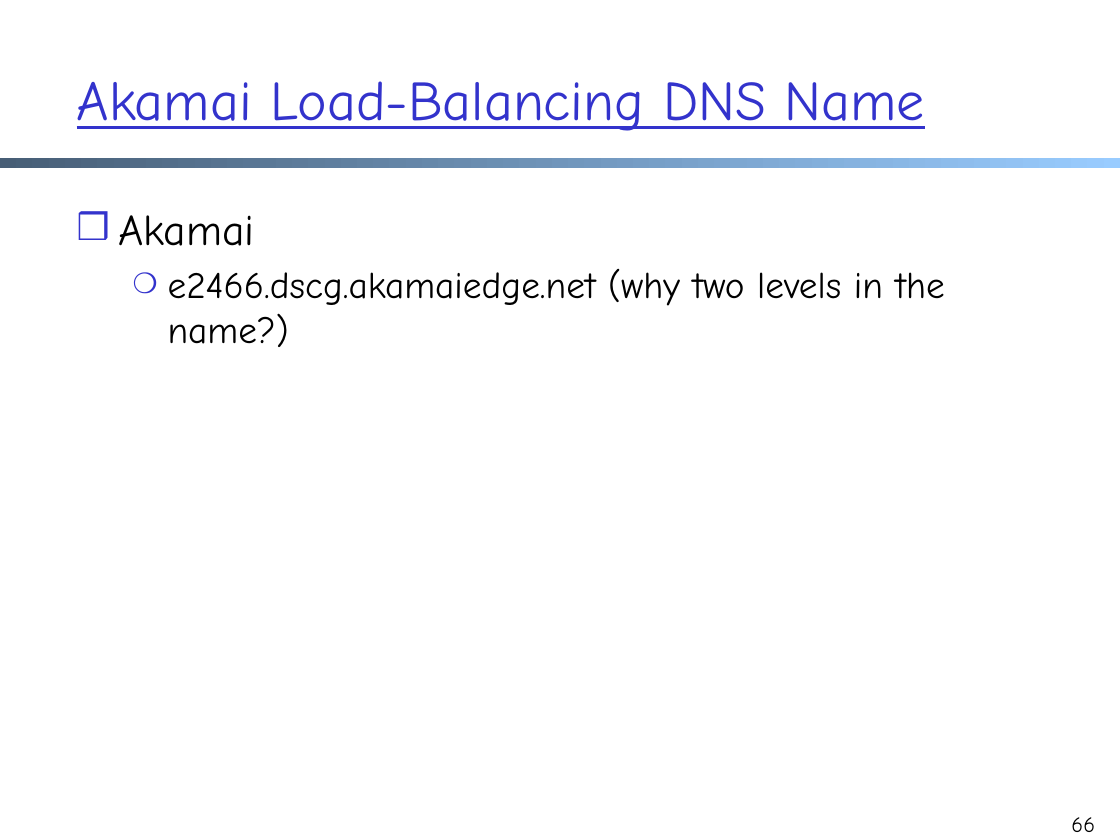
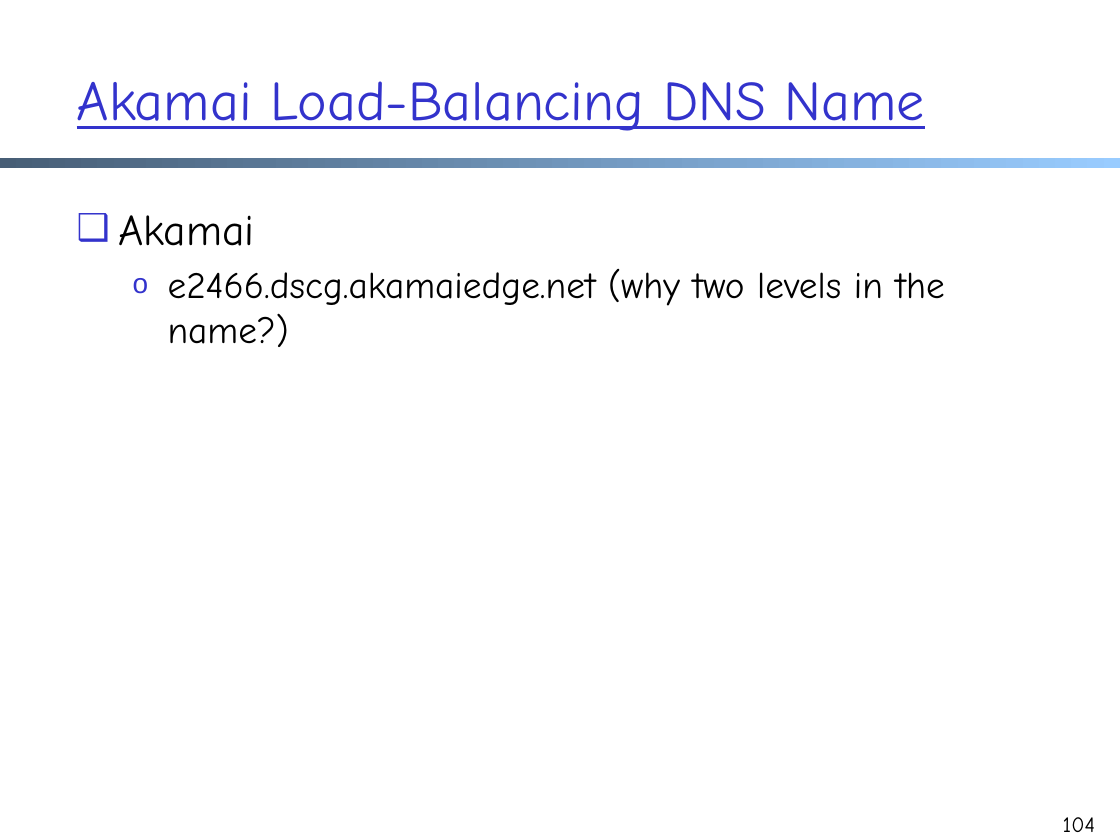
Before and after one commit to xiangq27/xiangq27.github.io, a slide deck: slide 104 of courses/cnns-xmuf21/files/lectures/application-op-analysis-load-balance.pptx (slide 66 before the commit). Drawn at 1120x840 pixels with LibreOffice and Linux fonts; fonts in the diff are those of the drawing. Boxes give left, top, right and bottom in pixels: in the first picture for what was removed or moved away, otherwise in the second. Text is boxed around its words. In the diff, an @@ line names an element or a change of style, - is before the commit and + after.

```diff
--- a/courses/cnns-xmuf21/files/lectures/application-op-analysis-load-balance.pptx
+++ b/courses/cnns-xmuf21/files/lectures/application-op-analysis-load-balance.pptx
@@ text "Akamai" at [119,215,944,347]: bullet ❒ to ❑; bullet ❍ to o @@
@@ page number at [1063,817,1095,832]: text changed @@
-66
+104
```
Also in this commit, not shown: 43 other slides changed, 42 slides added, 1 slide removed, 23 other files.
